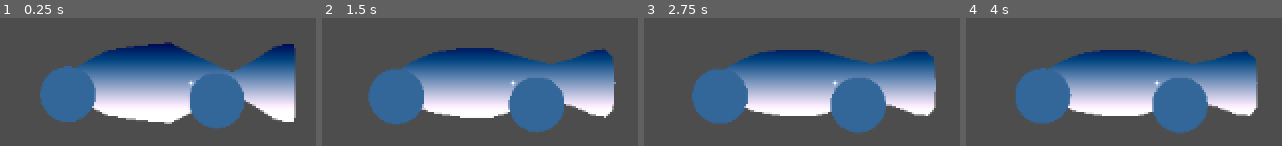
Above: before the commit, frames 1-4 (left to right).
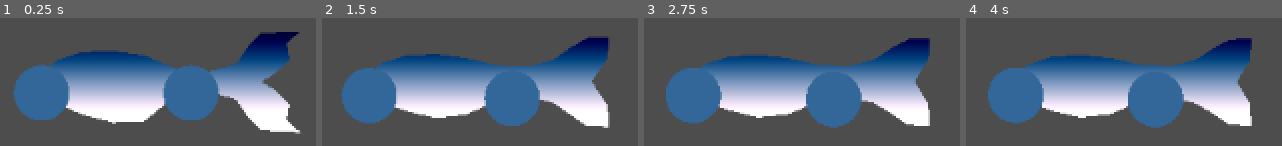
Above: after the commit, the same moments.

Repository: FromAriel/Experiments
Game: Godot game, scene res://scenes/SoftBodyFishPrototype.tscn
Two runs of this game, one before a commit and one after it. Both use one fixed random seed, a clock stepped at 60 frames per second and the inputs below.
Inputs (mouse positions are in pixels of both pictures, inside the frame that each line leads up to):
- Up to frame 1 (0.25 s): no input
- Up to frame 2 (1.5 s): move the mouse to (outside the picture) at 0.52 s; click (outside the picture) at 0.67 s; drag from (outside the picture) to (outside the picture) at 1.27 s
- Up to frame 3 (2.75 s): tap Enter at 2 s; move the mouse to (outside the picture) at 2.02 s; click (outside the picture) at 2.17 s
- Up to frame 4 (4 s): tap Space at 2.75 s; drag from (outside the picture) to (outside the picture) at 2.77 s; tap Enter at 3.5 s; move the mouse to (outside the picture) at 3.52 s; click (outside the picture) at 3.67 s

The runs differ from the first frame. In frame 1, 27% of the frame differs, in the area x 4-95%, y 10-91%; in frame 2, 23%; in frame 3, 23%; in frame 4, 23%.

Commit message:
feat(prototypes): update softbody fish coordinates

Diff:
--- a/BOIDFIsh/prototypes/softbody_fish/scripts/SoftBodyFish.gd
+++ b/BOIDFIsh/prototypes/softbody_fish/scripts/SoftBodyFish.gd
@@ -13,31 +13,37 @@
 extends Node2D
 
 const FB_COORDS: Array[Vector2] = [
-    Vector2(4, 5.5),
-    Vector2(5.0, 6.05),
-    Vector2(6, 6.6),
-    Vector2(7.5, 6.8),
-    Vector2(9, 7.0),
-    Vector2(10.5, 6.2),
-    Vector2(12, 5.4),
-    Vector2(13.0, 6.075),
-    Vector2(14, 6.75),
-    Vector2(14.5, 6.875),
-    Vector2(15, 7.0),
-    Vector2(15.0, 5.0),
-    Vector2(15, 3.0),
-    Vector2(14.5, 3.125),
-    Vector2(14, 3.25),
-    Vector2(13.0, 3.925),
-    Vector2(12, 4.6),
-    Vector2(10.5, 3.8),
-    Vector2(9, 3.0),
-    Vector2(7.5, 3.2),
-    Vector2(6, 3.4),
-    Vector2(5.0, 3.95),
-    Vector2(4, 4.5),
-    Vector2(4.0, 5.0),
-    Vector2(4, 5.5)
+    Vector2(4.00, 5.50),
+    Vector2(4.75, 6.05),
+    Vector2(6.00, 6.60),
+    Vector2(7.50, 7.00),
+    Vector2(9.00, 7.00),
+    Vector2(10.50, 5.60),
+    Vector2(12.00, 5.40),
+    Vector2(13.50, 5.825),
+    Vector2(14.00, 6.75),
+    Vector2(14.50, 7.375),
+    Vector2(16.75, 7.50),
+    Vector2(15.75, 6.875),
+    Vector2(16.05, 6.050),
+    Vector2(15.30, 5.375),
+    Vector2(14.50, 5.00),
+    Vector2(15.30, 4.625),
+    Vector2(16.05, 3.950),
+    Vector2(15.75, 3.125),
+    Vector2(16.75, 2.50),
+    Vector2(14.50, 2.625),
+    Vector2(14.00, 3.250),
+    Vector2(13.50, 4.175),
+    Vector2(12.00, 4.60),
+    Vector2(10.50, 4.40),
+    Vector2(9.00, 3.70),
+    Vector2(7.50, 3.50),
+    Vector2(6.00, 3.55),
+    Vector2(4.75, 3.95),
+    Vector2(3.85, 4.81),
+    Vector2(3.70, 5.12),
+    Vector2(4.00, 5.50)
 ]
 const FB_SCALE: float = 15.0
 const FB_HEAD_IDX: int = 0
Not shown, changed: BOIDFIsh/CHANGE_LOG.md
